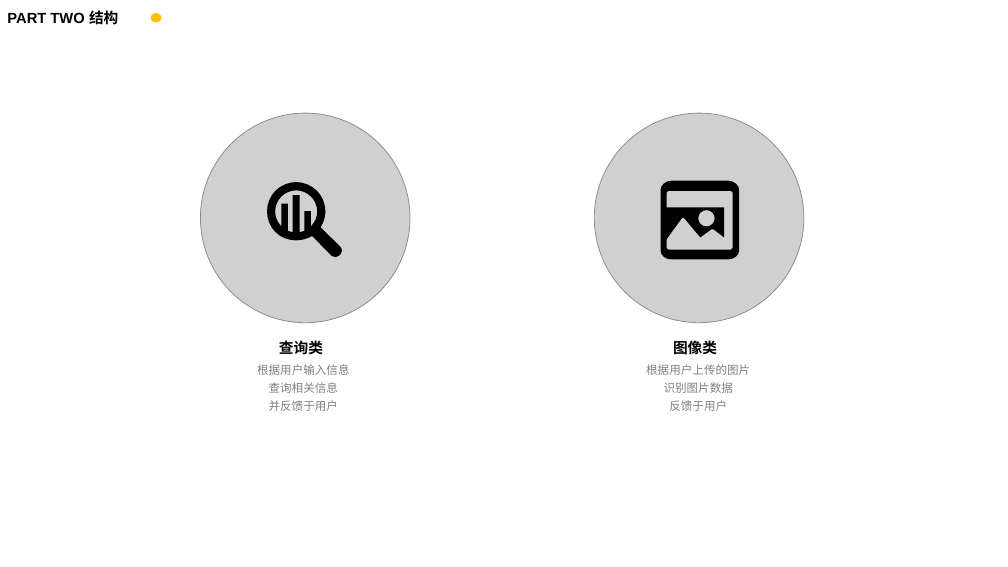
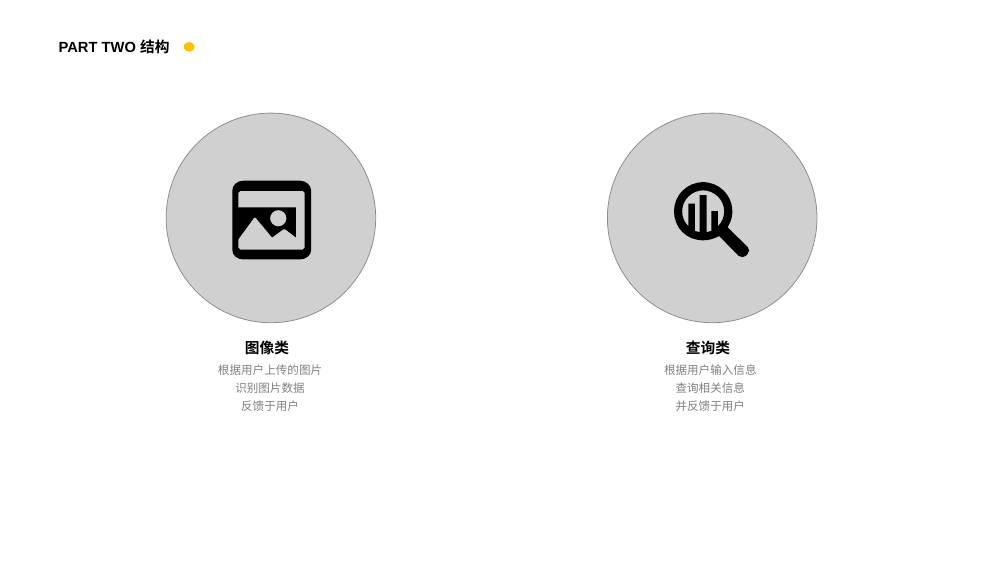
Before and after one commit to ShuoyuGong/Tool, a slide deck: slide 6 of Everything（TOOLS）.pptx. Drawn at 1008x567 pixels with LibreOffice and Linux fonts; fonts in the diff are those of the drawing; grey boxes stand for pictures; background and template pictures are left out. Boxes give left, top, right and bottom in pixels: in the first picture for what was removed or moved away, otherwise in the second. Text is boxed around its words. In the diff, an @@ line names an element or a change of style, - is before the commit and + after.

```diff
--- a/Everything（TOOLS）.pptx
+++ b/Everything（TOOLS）.pptx
@@ text "PART TWO 结构": place and size @@
-text "PART TWO 结构" at [7, 8, 118, 27]
+text "PART TWO 结构" at [59, 38, 169, 57]
@@ ellipse: place and size @@
-ellipse at [150, 13, 161, 22]
+ellipse at [184, 42, 194, 51]
@@ 2 texts, 2 freeform shapes, 1 picture: place and size @@
-2 texts, 2 freeform shapes, 1 picture at [594, 113, 804, 411]
+2 texts, 2 freeform shapes, 1 picture at [166, 113, 376, 411]
@@ 2 texts, 1 picture, 1 freeform shape: place and size @@
-2 texts, 1 picture, 1 freeform shape at [200, 113, 410, 411]
+2 texts, 1 picture, 1 freeform shape at [607, 113, 817, 411]
```
Also in this commit, not shown: 8 other slides changed, 20 other files.
